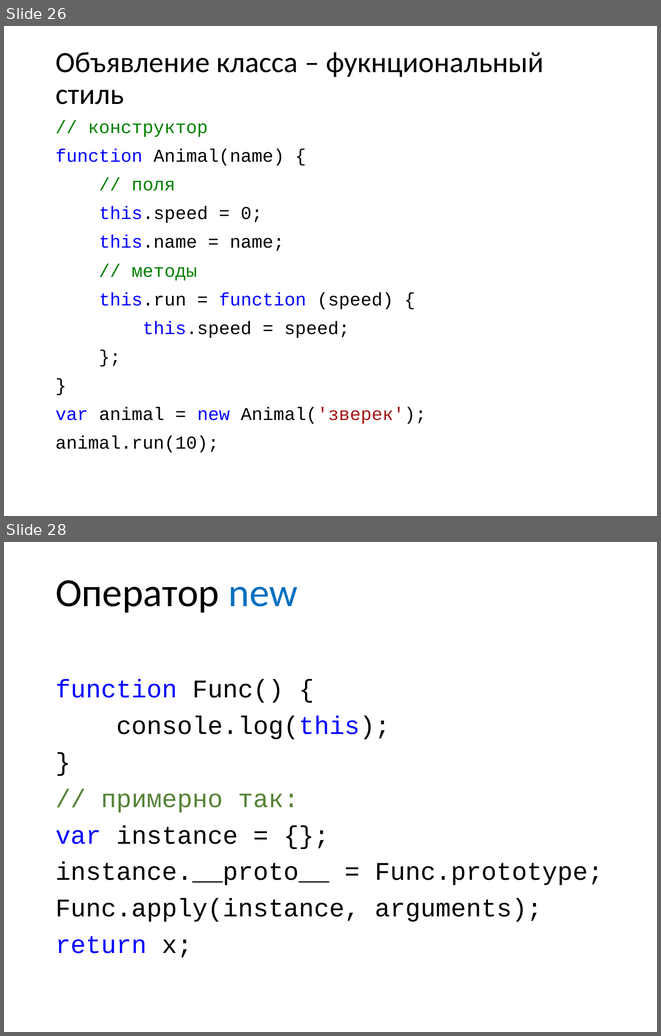
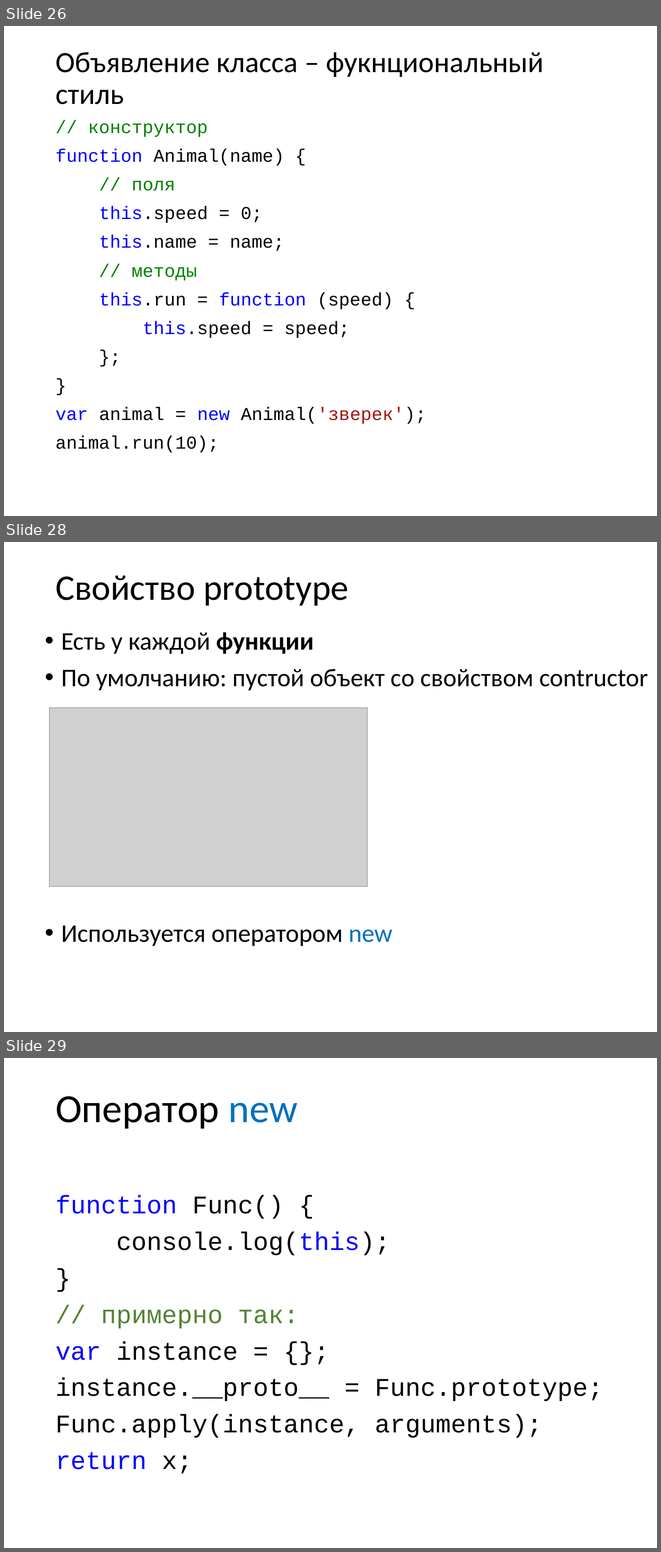
Before and after one commit to kontur-intern-2015/front-end, a slide deck: JavaScript vs C#.pptx. Shown one above the other, each under a label of ours: slides 26 and 28 before the commit, slides 26, 28 and 29 after it; the slides between them are not shown. The pictures are 661x1036 and 661x1552 pixels, drawn with LibreOffice and Linux fonts; fonts in the diff are those of the drawing; grey boxes stand for pictures. Boxes give left, top, right and bottom in pixels: in the first picture for what was removed or moved away, otherwise in the second. Text is boxed around its words. In the diff, an @@ line names an element or a change of style, - is before the commit and + after.

Commit message:
Добавил слайд про свойство Prototype

```diff
--- a/JavaScript vs C#.pptx
+++ b/JavaScript vs C#.pptx
@@ slide 28 added at (4, 542, 657, 1032), background #FFFFFF @@
@@ title added at (55, 575, 348, 606), 39.6 pt, text #000000 @@
+Свойство prototype
@@ text added at (61, 632, 648, 946), 28 pt, text #000000 @@
+• Есть у каждой функции
+• По умолчанию: пустой объект со свойством contructor
+• Используется оператором new
@@ picture added at (49, 707, 367, 886) @@
@@ what was slide 28 is now slide 29 @@
```
Also in this commit, not shown: 2 slides changed.
